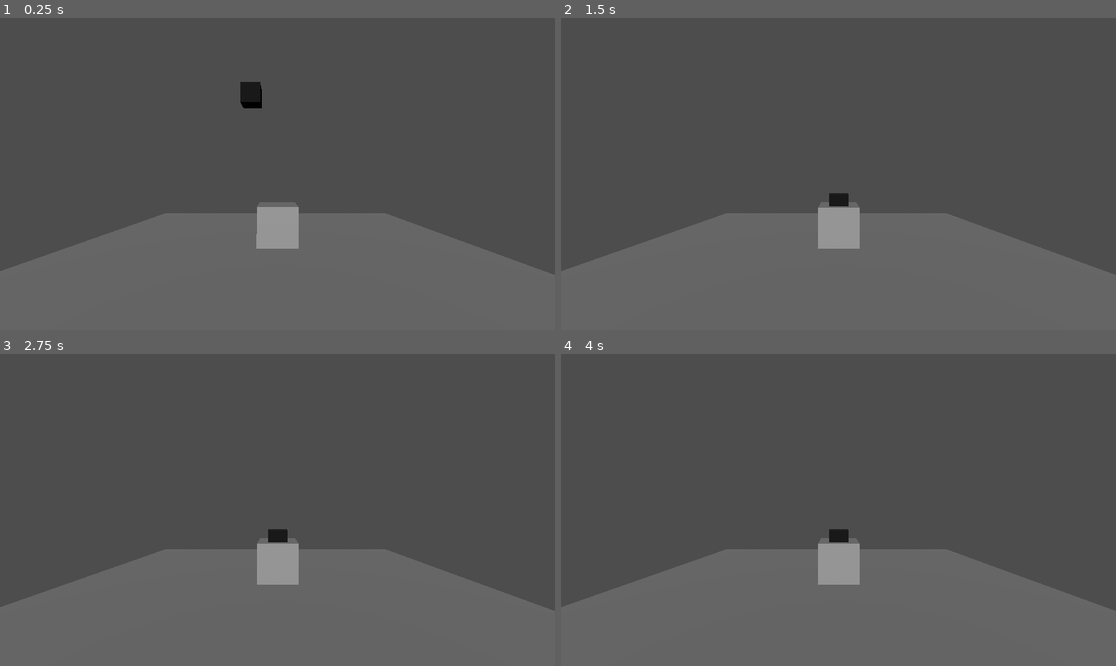
Above: before the commit, frames 1-4 (two rows, left to right).
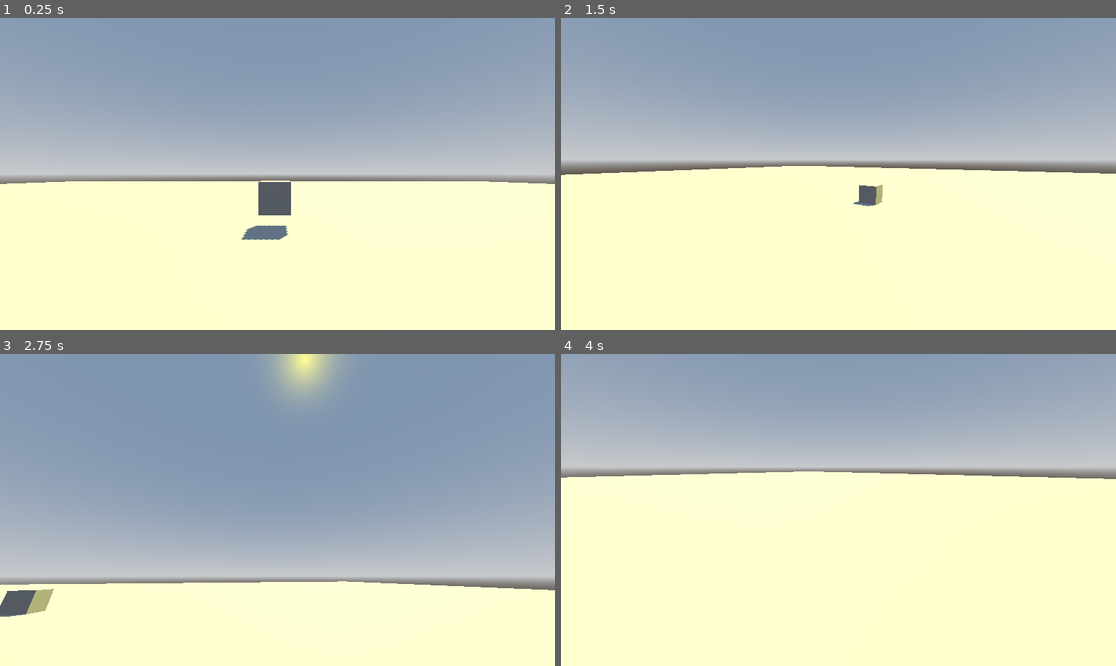
Above: after the commit, the same moments.

Repository: MerlinDaWizard/Dreadshaft
Game: Godot game, scene res://main.tscn
The game is run twice, just before and just after one commit, with the same random seed, the same clock (stepped at 60 frames per second) and the same inputs. Before the commit the project starts from res://MerlinTestScene.tscn.
Inputs (mouse positions are in pixels of both pictures, inside the frame that each line leads up to):
- Up to frame 1 (0.25 s): no input
- Up to frame 2 (1.5 s): move the mouse to (960, 158) at 0.52 s; hold D (right) 0.53-1.28 s; tap E (interact) at 0.6 s; tap Space (jump) at 0.77 s; move the mouse to (727, 189) at 1.27 s; hold S (backward) from 1.28 s (still down); tap Shift (sprint) at 1.35 s
- Up to frame 3 (2.75 s): tap Space (jump) at 1.52 s; move the mouse to (333, 441) at 2.02 s; release S (backward) at 2.03 s; hold D (right) from 2.03 s (still down); tap E (interact) at 2.1 s
- Up to frame 4 (4 s): move the mouse to (810, 572) at 2.77 s; release D (right) at 2.78 s; hold W (forward) 2.78-3.53 s; tap Shift (sprint) at 2.85 s; tap Space (jump) at 3.02, 3.77 s; move the mouse to (1005, 556) at 3.52 s; hold A (left) from 3.53 s (still down); tap E (interact) at 3.6 s

The runs differ from the first frame. In frame 1, 100% of the frame differs, in the area x 0-100%, y 0-100%; in frame 2, 100%; in frame 3, 99%; in frame 4, 100%.

Commit message:
Change default scene to main from merlin test

Diff:
--- a/project.godot
+++ b/project.godot
@@ -11,7 +11,7 @@
 [application]
 
 config/name="Dreadshaft"
-run/main_scene="res://MerlinTestScene.tscn"
+run/main_scene="res://main.tscn"
 config/features=PackedStringArray("4.2", "GL Compatibility")
 config/icon="res://icon.svg"
 
@@ -24,6 +24,8 @@
 
 window/size/viewport_width=960
 window/size/viewport_height=540
+window/size/mode=3
+window/size/borderless=true
 
 [dotnet]
 
Not shown: 1 places in main.tscn that only renumber resources
